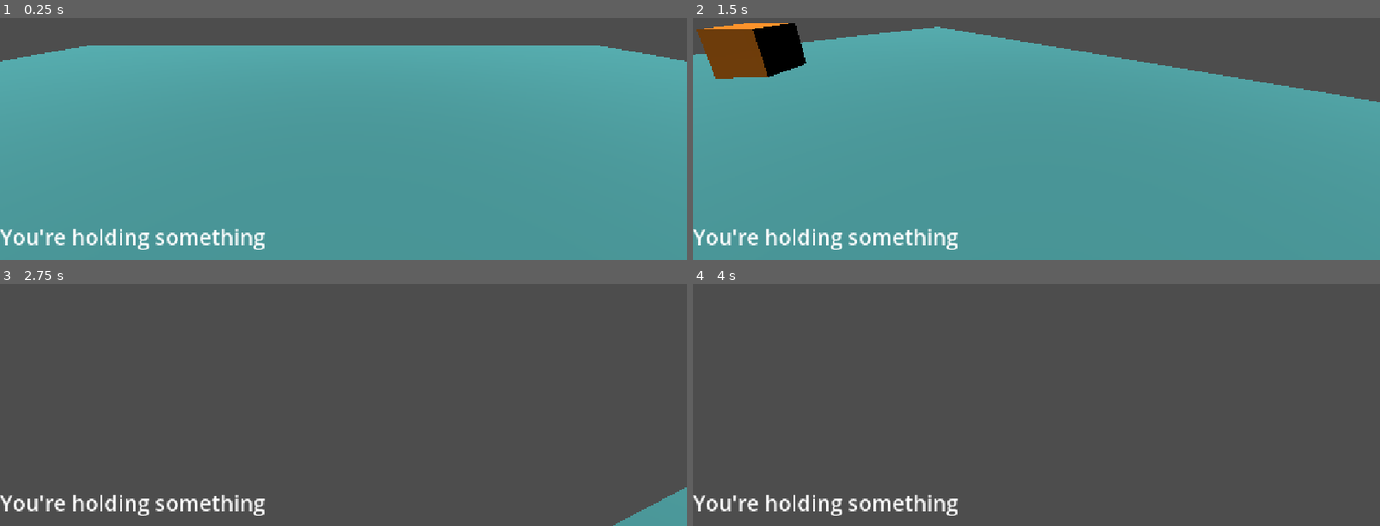
Above: before the commit, frames 1-4 (two rows, left to right).
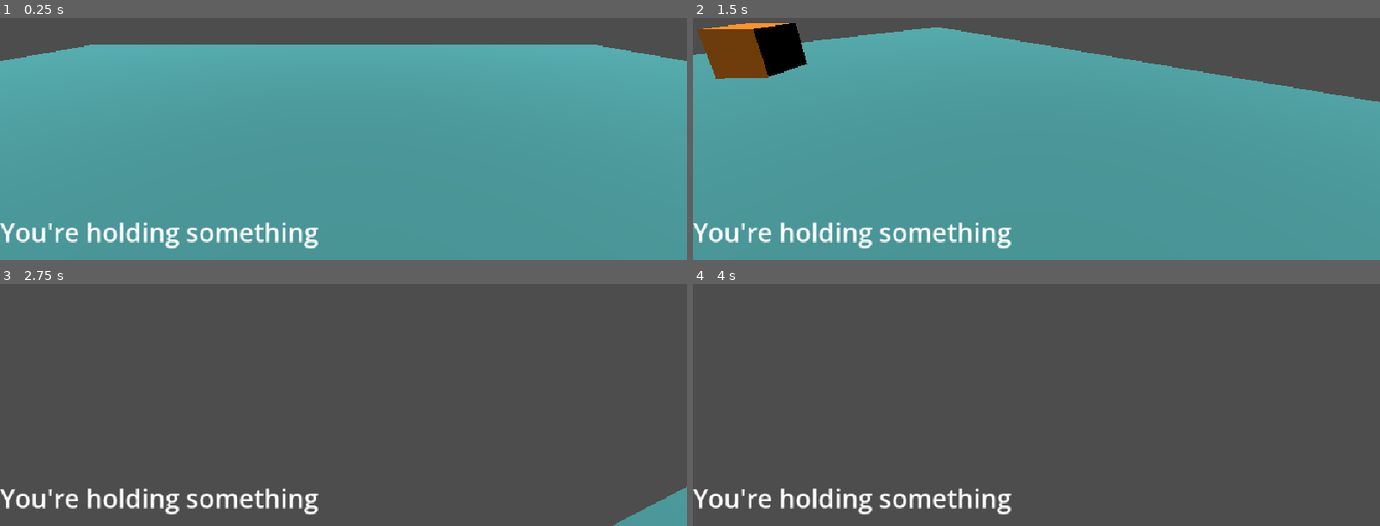
Above: after the commit, the same moments.

Repository: cdurran9/trust-no-one
Game: Godot game, scene res://scenes/levels/test_level.tscn
Same seed, same stepped clock (60 frames per second), same inputs: the game is played once before the commit and once after it.
Inputs (mouse positions are in pixels of both pictures, inside the frame that each line leads up to):
- Up to frame 1 (0.25 s): no input
- Up to frame 2 (1.5 s): tap Enter at 0.5 s; move the mouse to (1070, 66) at 0.52 s; hold W (forward) from 0.53 s (still down); tap E (interact) at 0.6, 1.35 s; move the mouse to (1002, 68) at 1.27 s
- Up to frame 3 (2.75 s): keep holding W (forward); move the mouse to (357, 325) at 2.02 s; tap E (interact) at 2.1 s
- Up to frame 4 (4 s): keep holding W (forward); move the mouse to (1029, 339) at 2.77 s; tap E (interact) at 2.85, 3.6 s; tap Space at 3.5 s; move the mouse to (1084, 337) at 3.52 s

The runs differ from the first frame. In frame 1, 2.6% of the frame differs, in the area x 0-100%, y 10-96%; in frame 2, 2.5%; in frame 3, 2.3%; in frame 4, 2.3%.

Commit message:
Slower while carrying stuff

Diff:
--- a/project.godot
+++ b/project.godot
@@ -17,6 +17,8 @@
 
 [display]
 
+window/size/viewport_width=960
+window/size/viewport_height=540
 window/stretch/mode="canvas_items"
 window/stretch/aspect="expand"
 
--- a/scripts/player.gd
+++ b/scripts/player.gd
@@ -12,6 +12,7 @@
 @onready var camera_3d = $Head/Camera3D
 @onready var head = $Head
 @onready var interact_raycast = $Head/Camera3D/RayCast3D
+@onready var inventory = $Inventory
 
 func _ready():
 	capture_mouse()
@@ -25,8 +26,10 @@
 	input_dir = Input.get_vector("left", "right", "forward", "back")
 	var dir_2d = input_dir.rotated(-head.rotation.y)
 	var dir_3d = Vector3(dir_2d.x, 0, dir_2d.y)
-	velocity.x = dir_3d.x * speed
-	velocity.z = dir_3d.z * speed
+	var weight = calculate_weight()
+	var actual_speed = speed - weight
+	velocity.x = dir_3d.x * actual_speed
+	velocity.z = dir_3d.z * actual_speed
 	move_and_slide()
 
 func _unhandled_input(event):
@@ -48,3 +51,9 @@
 func release_mouse():
 	Input.mouse_mode = Input.MOUSE_MODE_VISIBLE
 	mouse_captured = false
+
+func calculate_weight() -> float:
+	if inventory.carrying.size() == 0: return 0
+	return inventory.carrying.reduce(func(accum, item: ContrabandItem):
+		return accum + 2 if item.heavy else accum + 1
+	, 0)
